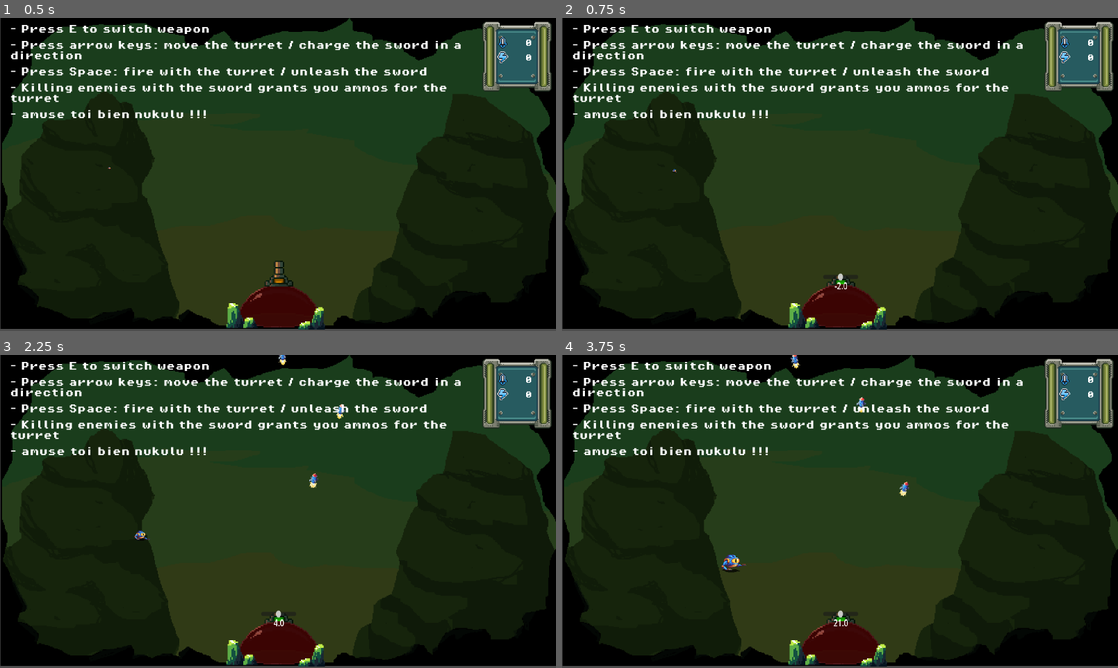
Above: before the commit, frames 1-4 (two rows, left to right).
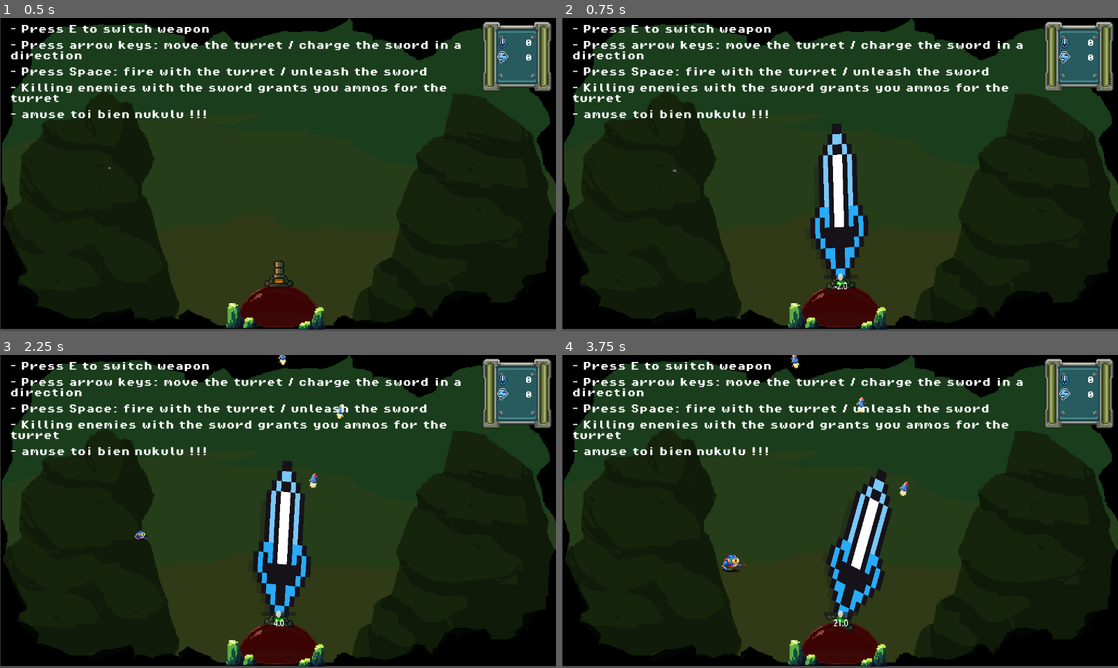
Above: after the commit, the same moments.

Repository: antoinenisoli/DomeSword_GWJ_2025
Game: Godot game, scene res://scenes/levels/game.tscn
The game is run twice, just before and just after one commit, with the same random seed, the same clock (stepped at 60 frames per second) and the same inputs.
Inputs (mouse positions are in pixels of both pictures, inside the frame that each line leads up to):
- Up to frame 1 (0.5 s): no input
- Up to frame 2 (0.75 s): tap E (switch_weapon) at 0.5 s; move the mouse to (962, 158) at 0.52 s; press the mouse at (962, 158) at 0.53 s; hold Right (move_right) from 0.53 s (still down)
- Up to frame 3 (2.25 s): tap E (switch_weapon) at 0.8, 1.25, 1.35, 2 s; move the mouse to (166, 527) at 1.27 s; release Right (move_right) at 1.28 s; release the mouse at (166, 527) at 1.28 s; hold Left (move_left) 1.28-2.03 s; click (166, 527) at 1.55 s; move the mouse to (333, 442) at 2.02 s; press the mouse at (333, 442) at 2.03 s; hold Right (move_right) from 2.03 s (still down)
- Up to frame 4 (3.75 s): tap E (switch_weapon) at 2.3, 2.75, 2.85, 3.5 s; move the mouse to (812, 574) at 2.77 s; release the mouse at (812, 574) at 2.78 s; click (812, 574) at 3.05 s; move the mouse to (1006, 558) at 3.52 s; release Right (move_right) at 3.53 s; press the mouse at (1006, 558) at 3.53 s; hold Left (move_left) from 3.53 s (still down)

Frame 1 is identical in both runs. In frame 2, 3.3% of the frame differs, in the area x 44-56%, y 33-87%; in frame 3, 3.3%; in frame 4, 3.3%, in the area x 47-60%, y 36-89%.

Commit message:
weapon inventory

Diff:
--- a/scenes/entities/player/dome.tscn
+++ b/scenes/entities/player/dome.tscn
@@ -1,6 +1,7 @@
-[gd_scene load_steps=18 format=3 uid="uid://cyleivx7ywp7m"]
+[gd_scene load_steps=19 format=3 uid="uid://cyleivx7ywp7m"]
 
 [ext_resource type="Script" uid="uid://cb8y4fhtikaj7" path="res://scripts/Entities/Player/player_dome.gd" id="1_si0v0"]
+[ext_resource type="Script" uid="uid://bm32vcb33up3j" path="res://scripts/Entities/Player/weapons/weapon_inventory.gd" id="3_16ise"]
 [ext_resource type="Script" uid="uid://ckfsoeqxbgpdo" path="res://scripts/Entities/Health.gd" id="3_bstcn"]
 [ext_resource type="Texture2D" uid="uid://bx7hagu0hslxr" path="res://assets/sprites/player/Dome2.png" id="3_pw578"]
 [ext_resource type="PackedScene" uid="uid://kksfipc358r0" path="res://scenes/weapons/turret.tscn" id="3_t5h6n"]
@@ -54,9 +55,8 @@
 [sub_resource type="StyleBoxFlat" id="StyleBoxFlat_mfv3k"]
 bg_color = Color(1, 0, 0.016666412, 0.22352941)
 
-[node name="Dome" type="StaticBody2D" node_paths=PackedStringArray("weapons", "sprite") groups=["Player"]]
+[node name="Dome" type="StaticBody2D" node_paths=PackedStringArray("sprite") groups=["Player"]]
 script = ExtResource("1_si0v0")
-weapons = [NodePath("Weapons/turret"), NodePath("Weapons/sword")]
 _health = SubResource("Resource_dqkch")
 sprite = NodePath("Weapons/turret/AnimatedSprite2D")
 hitColor = Color(2.2639842, 2.2639842, 2.2639842, 1)
@@ -66,10 +66,12 @@
 position = Vector2(0, 12)
 shape = SubResource("CapsuleShape2D_x3mc5")
 
-[node name="Weapons" type="Node2D" parent="."]
+[node name="Weapons" type="Node2D" parent="." node_paths=PackedStringArray("weapons")]
+script = ExtResource("3_16ise")
+turret_ammo = SubResource("Resource_16ise")
+weapons = [NodePath("turret"), NodePath("sword")]
 
 [node name="turret" parent="Weapons" instance=ExtResource("3_t5h6n")]
-ammo_container = SubResource("Resource_f5j6v")
 
 [node name="AnimatedSprite2D" parent="Weapons/turret" index="0"]
 position = Vector2(0, -87)
@@ -77,9 +79,6 @@
 [node name="sword" parent="Weapons" instance=ExtResource("4_l7o3r")]
 position = Vector2(0, -29)
 force_curve = SubResource("Curve_si0v0")
-
-[node name="anchor" parent="Weapons/sword" index="0"]
-visible = false
 
 [node name="Control" parent="Weapons/sword" index="2"]
 offset_top = -77.63164
--- a/scenes/levels/game.tscn
+++ b/scenes/levels/game.tscn
@@ -68,8 +68,10 @@
 position = Vector2(1, 103)
 _health = SubResource("Resource_oi2tv")
 
+[node name="Weapons" parent="Dome" index="1"]
+turret_ammo = SubResource("Resource_d2m8s")
+
 [node name="turret" parent="Dome/Weapons" index="0"]
-ammo_container = SubResource("Resource_fojqs")
 blink_rate = 30
 
 [node name="AnimatedSprite2D" parent="Dome/Weapons/turret" index="0"]
--- a/scenes/weapons/sword.tscn
+++ b/scenes/weapons/sword.tscn
@@ -10,13 +10,6 @@
 _data = [Vector2(0, 0), 0.0, -5.097836, 0, 0, Vector2(0.5, 1), -5.425904, -5.425904, 0, 0, Vector2(0.8, 0.1), -1.2075583, -1.2075583, 0, 0, Vector2(1, 0), -0.35753322, 0.0, 0, 0]
 point_count = 4
 metadata/_snap_enabled = true
-
-[sub_resource type="Gradient" id="Gradient_qlg0r"]
-colors = PackedColorArray(1, 1, 1, 1, 1, 1, 1, 1)
-
-[sub_resource type="GradientTexture1D" id="GradientTexture1D_1l7jo"]
-gradient = SubResource("Gradient_qlg0r")
-width = 10
 
 [sub_resource type="RectangleShape2D" id="RectangleShape2D_0ph48"]
 size = Vector2(9.227221, 14.049628)
@@ -49,15 +42,6 @@
 position = Vector2(0, -55.263206)
 scale = Vector2(0.99999994, 0.99999994)
 
-[node name="Sprite2D" type="Sprite2D" parent="anchor"]
-visible = false
-modulate = Color(1, 1, 1, 0.31764707)
-z_index = -1
-position = Vector2(-2.2737366e-13, 0)
-scale = Vector2(8.67, 599.99994)
-texture = SubResource("GradientTexture1D_1l7jo")
-offset = Vector2(9.3132265e-08, -1)
-
 [node name="CollisionShape2D" type="CollisionShape2D" parent="anchor"]
 position = Vector2(0, -161.18437)
 scale = Vector2(8.669998, 22.945)
@@ -67,6 +51,20 @@
 position = Vector2(-2.2737368e-13, -154.09682)
 scale = Vector2(13.09524, 20.743664)
 texture = ExtResource("3_58ehi")
+
+[node name="Weapon_support" type="Sprite2D" parent="anchor"]
+z_index = 50
+position = Vector2(-8.940697e-07, -1.3157845)
+scale = Vector2(1.7857144, 1.315791)
+texture = ExtResource("4_11jj1")
+region_enabled = true
+region_rect = Rect2(2, 30, 44, 18)
+
+[node name="light" type="Sprite2D" parent="anchor/Weapon_support"]
+self_modulate = Color(0.1333332, 1, 0, 1)
+z_index = 50
+position = Vector2(0, -15)
+texture = ExtResource("5_dx2j5")
 
 [node name="Timer" type="Timer" parent="."]
 wait_time = 2.0
@@ -101,16 +99,4 @@
 theme_override_styles/grabber_area_highlight = SubResource("StyleBoxFlat_gwb47")
 value = 50.0
 
-[node name="Weapon_support" type="Sprite2D" parent="."]
-position = Vector2(-8.940697e-07, -56.578995)
-scale = Vector2(1.7857143, 1.3157909)
-texture = ExtResource("4_11jj1")
-region_enabled = true
-region_rect = Rect2(2, 30, 44, 18)
-
-[node name="light" type="Sprite2D" parent="Weapon_support"]
-self_modulate = Color(0.1333332, 1, 0, 1)
-position = Vector2(0, -15)
-texture = ExtResource("5_dx2j5")
-
 [connection signal="body_entered" from="anchor" to="." method="_on_body_entered"]
--- a/scenes/weapons/turret.tscn
+++ b/scenes/weapons/turret.tscn
@@ -1,7 +1,6 @@
-[gd_scene load_steps=15 format=3 uid="uid://kksfipc358r0"]
+[gd_scene load_steps=13 format=3 uid="uid://kksfipc358r0"]
 
 [ext_resource type="Script" uid="uid://c57nnnwe38uvv" path="res://scripts/Entities/Player/weapons/turret_controller.gd" id="1_83w2q"]
-[ext_resource type="Script" uid="uid://15t3ts3yvwg7" path="res://scripts/Entities/Player/weapons/ammo_container.gd" id="2_487ac"]
 [ext_resource type="Texture2D" uid="uid://du6od362500ps" path="res://assets/sprites/player/Turret.png" id="2_538jk"]
 [ext_resource type="PackedScene" uid="uid://cdxn5allwtq1u" path="res://scenes/weapons/shoot.tscn" id="3_538jk"]
 [ext_resource type="PackedScene" uid="uid://gxdobt1xhysw" path="res://scenes/bullets/bullet2.tscn" id="4_487ac"]
@@ -11,12 +10,6 @@
 interpolation_mode = 1
 offsets = PackedFloat32Array(0, 0.01, 0.33, 0.66)
 colors = PackedColorArray(1, 0, 0, 1, 1, 0.6117647, 0, 1, 1, 0.8901186, 0, 1, 0, 1, 0.41140202, 1)
-
-[sub_resource type="Resource" id="Resource_kh6qd"]
-resource_local_to_scene = true
-script = ExtResource("2_487ac")
-max_ammo = 100
-metadata/_custom_type_script = "uid://15t3ts3yvwg7"
 
 [sub_resource type="AtlasTexture" id="AtlasTexture_we0nl"]
 atlas = ExtResource("2_538jk")
@@ -72,7 +65,6 @@
 sprite = NodePath("AnimatedSprite2D")
 light = NodePath("AnimatedSprite2D/light")
 grad = SubResource("Gradient_538jk")
-ammo_container = SubResource("Resource_kh6qd")
 blink = Color(18.892157, 0, 0, 1)
 match_enemies = Array[int]([0, 1])
 
--- a/scripts/Entities/Player/player_dome.gd
+++ b/scripts/Entities/Player/player_dome.gd
@@ -1,12 +1,5 @@
 extends Entity
 class_name Dome
-
-@export var weapons: Array[DomeWeapon]
-var weaponIndex: int = 0
-
-func _ready():
-    super ()
-    equip_weapon(weapons[weaponIndex])
 
 func death() -> void:
     EventManager.on_player_killed.emit()
@@ -15,16 +8,3 @@
 func takeDmg(dmg: int) -> void:
     super (dmg)
     EventManager.on_player_damaged.emit()
-
-func equip_weapon(weapon: DomeWeapon) -> void:
-    for w in weapons:
-        w.set_active(false)
-
-    weapon.set_active(true)
-
-func _process(_delta):
-    if Input.is_action_just_pressed("switch_weapon"):
-        weaponIndex += 1
-        weaponIndex %= weapons.size()
-        equip_weapon(weapons[weaponIndex])
-        pass
--- a/scripts/Entities/Player/weapons/dome_weapon.gd
+++ b/scripts/Entities/Player/weapons/dome_weapon.gd
@@ -2,10 +2,10 @@
 class_name DomeWeapon
 
 @export var match_enemies: Array[Enums.ENEMY_TYPE] = []
-var container: Node2D
+var weapons: WeaponInventory
 
 func _ready():
-    container = get_parent()
+    weapons = get_parent()
 
 func can_hit(target: Enemy) -> bool:
     var match: bool = target.is_in_group("Enemies") && match_enemies.has(target.type)
@@ -14,11 +14,11 @@
 
 func equip() -> void:
     if !is_visible_in_tree():
-        container.add_child(self)
+        weapons.add_child(self)
 
 func unequip() -> void:
     if is_visible_in_tree():
-        container.remove_child(self)
+        weapons.remove_child(self)
 
 func set_active(b: bool) -> void:
     if b:
--- a/scripts/Entities/Player/weapons/turret_controller.gd
+++ b/scripts/Entities/Player/weapons/turret_controller.gd
@@ -6,7 +6,6 @@
 @export var sprite: AnimatedSprite2D
 @export var light: Sprite2D
 @export var grad: Gradient
-@export var ammo_container: AmmoContainer
 
 @export_category("Rotation")
 @export var rotate_speed: float = 0.8
@@ -24,7 +23,7 @@
     EventManager.on_enemy_killed.connect(ammo_from_sword)
 
 func update_light() -> void:
-    var i = ammo_container.ammo_quantity()
+    var i = weapons.turret_ammo.ammo_quantity()
     var color: Color = grad.sample(i)
     light.self_modulate = color
     if i <= low_ammo && i > 0:
@@ -35,14 +34,14 @@
         return
 
     print("get " + str(dmg) + " ammos !!")
-    ammo_container.add_ammo(dmg)
+    weapons.turret_ammo.add_ammo(dmg)
 
 func on_bullet_shot(bullet) -> void:
     if !sprite.is_playing():
         sprite.play("shoot")
 
     bullet.init(self)
-    ammo_container.shoot()
+    weapons.turret_ammo.shoot()
 
 func look_mouse(_delta: float) -> void:
     var mousePos = get_global_mouse_position()
@@ -69,5 +68,5 @@
 func _process(_delta: float):
     rotate_turret(_delta)
     update_light()
-    if Input.is_action_pressed("fire") && ammo_container.can_shoot:
+    if Input.is_action_pressed("fire") && weapons.turret_ammo.can_shoot:
         _shooting.shoot()
--- /dev/null
+++ b/scripts/Entities/Player/weapons/weapon_inventory.gd
@@ -0,0 +1,23 @@
+extends Node2D
+
+class_name WeaponInventory
+
+@export var turret_ammo: AmmoContainer
+@export var weapons: Array[DomeWeapon]
+var weaponIndex: int = 0
+
+func _ready():
+    equip_weapon(weapons[weaponIndex])
+
+func equip_weapon(weapon: DomeWeapon) -> void:
+    for w in weapons:
+        w.set_active(false)
+
+    weapon.set_active(true)
+
+func _process(_delta):
+    if Input.is_action_just_pressed("switch_weapon"):
+        weaponIndex += 1
+        weaponIndex %= weapons.size()
+        equip_weapon(weapons[weaponIndex])
+        pass
Not shown: 1 places in scenes/entities/player/dome.tscn that only renumber resources
Not shown: 1 places in scenes/levels/game.tscn that only renumber resources
Not shown: 1 places in scenes/weapons/sword.tscn that only renumber resources
Not shown, added: scripts/Entities/Player/weapons/weapon_inventory.gd.uid
